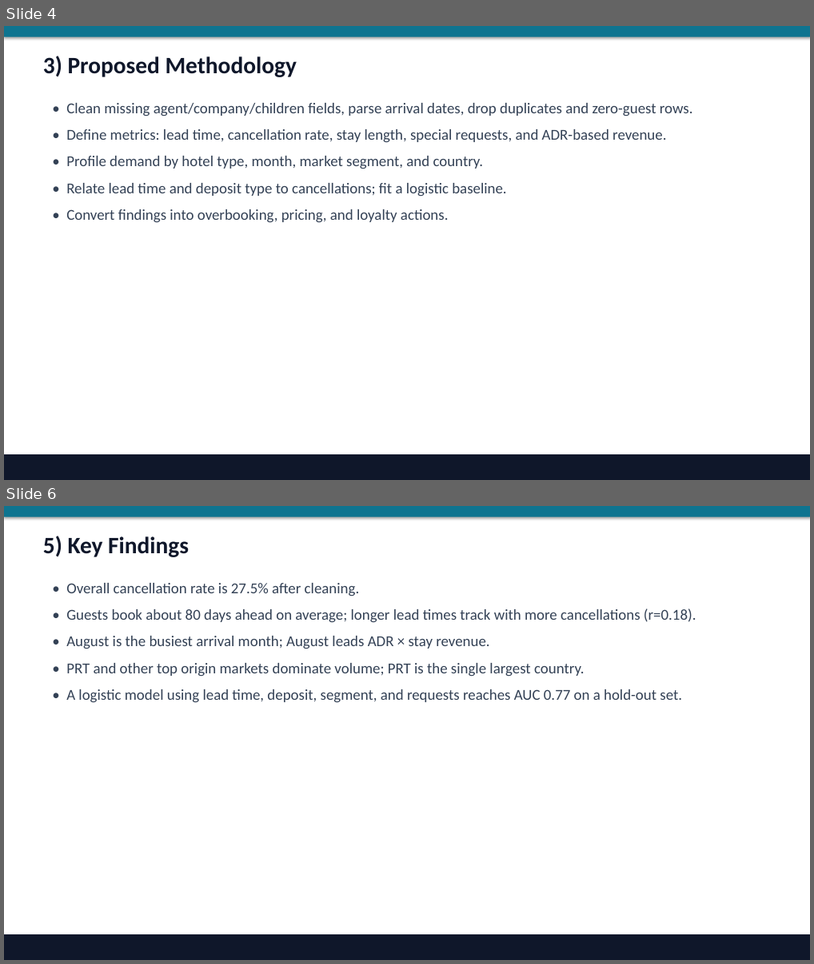
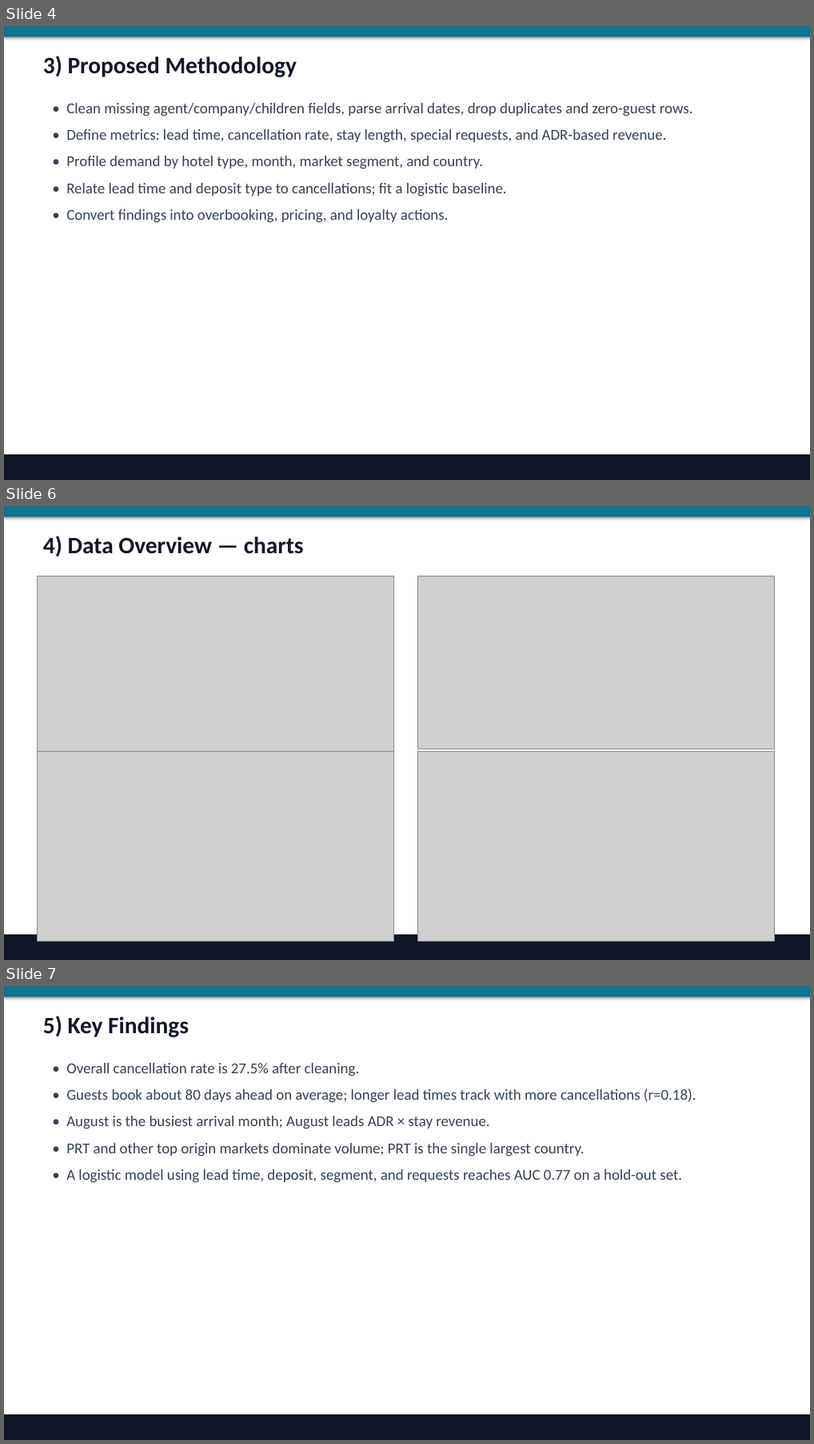
Before and after one commit to bhattchintan8540-cmd/EDA-02-hotel-harmony, a slide deck: presentations/EDA02_hotel_harmony.pptx. Shown one above the other, each under a label of ours: slides 4 and 6 before the commit, slides 4, 6 and 7 after it; the slides between them are not shown. The pictures are 814x964 and 814x1444 pixels, drawn with LibreOffice and Linux fonts; fonts in the diff are those of the drawing; grey boxes stand for pictures. Boxes give left, top, right and bottom in pixels: in the first picture for what was removed or moved away, otherwise in the second. Text is boxed around its words. In the diff, an @@ line names an element or a change of style, - is before the commit and + after.

Commit message:
Fill assignment gaps in docs, charts, and Q&A coverage.
Add case study/solution-guide deliverables, embed charts in PPT/HTML, and complete missing analysis items.

```diff
--- a/presentations/EDA02_hotel_harmony.pptx
+++ b/presentations/EDA02_hotel_harmony.pptx
@@ slide 6 added at (4, 506, 810, 960), background #FFFFFF @@
@@ rectangle added at (4, 506, 810, 517), fill #0E7490 @@
@@ text added at (43, 536, 304, 557), 28 pt, text #0F172A, bold @@
+4) Data Overview — charts
@@ picture added at (38, 576, 394, 765) @@
@@ picture added at (418, 576, 775, 748) @@
@@ picture added at (38, 751, 394, 940) @@
@@ picture added at (418, 751, 775, 941) @@
@@ rectangle added at (4, 934, 810, 960), fill #0F172A @@
@@ what was slide 6 is now slide 7 @@
```
Also in this commit, not shown: 1 slide changed, 1 other slide added, 13 other files.
